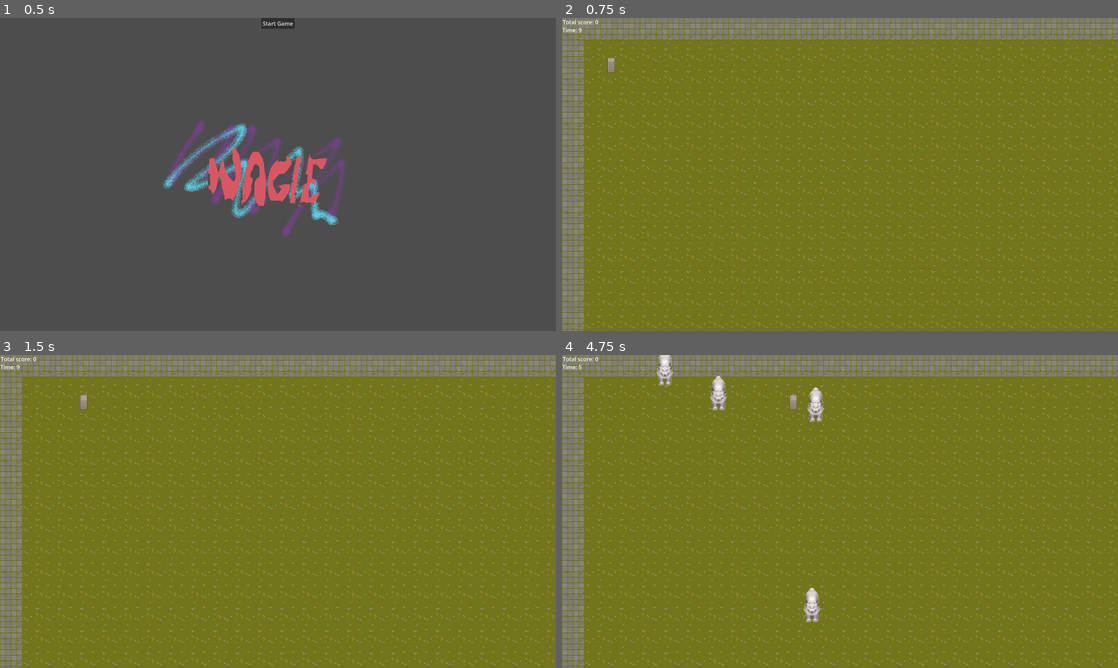
Above: before the commit, frames 1-4 (two rows, left to right).
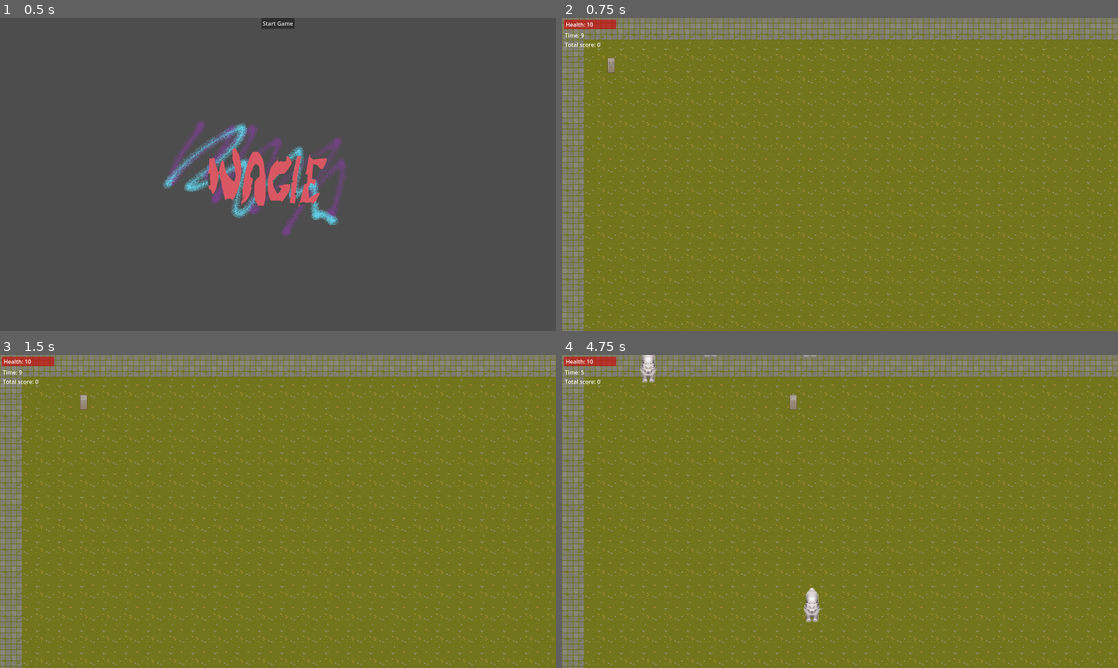
Above: after the commit, the same moments.

Repository: Huve/minor_inconvenience
Game: Godot game, scene res://StartMenu.tscn
The game is run twice, just before and just after one commit, with the same random seed, the same clock (stepped at 60 frames per second) and the same inputs.
Inputs:
- Up to frame 1 (0.5 s): no input
- Up to frame 2 (0.75 s): click "Start Game" at 0.5 s
- Up to frame 3 (1.5 s): tap Enter at 1.25 s; hold Right (ui_right) from 1.28 s (still down)
- Up to frame 4 (4.75 s): release Right (ui_right) at 2.03 s; hold Down (ui_down) 2.03-2.78 s; hold Right (ui_right) 2.78-3.53 s; hold Up (ui_up) 3.53-4.28 s; hold Left (ui_left) from 4.28 s (still down)

Frame 1 is identical in both runs. In frame 2, 0.4% of the frame differs, in the area x 0-10%, y 0-10%; in frame 3, 0.4%; in frame 4, 1.3%, in the area x 0-48%, y 0-22%.

Commit message:
Add health bar UI

Diff:
--- a/Game.tscn
+++ b/Game.tscn
@@ -7,6 +7,7 @@
 [ext_resource type="Texture2D" uid="uid://u6p3vrwc2jtt" path="res://images/TX Player.png" id="4_f0eyl"]
 [ext_resource type="Script" path="res://PlayerCamera2D.gd" id="6_xnst2"]
 [ext_resource type="Script" path="res://GameInfoNode.gd" id="7_y38ur"]
+[ext_resource type="Script" path="res://HealthBar.gd" id="8_o522x"]
 [ext_resource type="Script" path="res://GameControlNode.gd" id="8_tqrfe"]
 [ext_resource type="Script" path="res://EnemySpawnNode.gd" id="10_n7cxs"]
 
@@ -187,15 +188,32 @@
 [node name="UICanvasLayer" type="CanvasLayer" parent="GameControlNode"]
 
 [node name="CurrentScoreLabel" type="Label" parent="GameControlNode/UICanvasLayer"]
-offset_left = 2.0
-offset_right = 40.0
-offset_bottom = 23.0
+offset_left = 8.0
+offset_top = 65.0
+offset_right = 46.0
+offset_bottom = 88.0
 
 [node name="LevelTimeLabel" type="Label" parent="GameControlNode/UICanvasLayer"]
-offset_left = 1.0
-offset_top = 23.0
-offset_right = 41.0
-offset_bottom = 46.0
+offset_left = 8.0
+offset_top = 38.0
+offset_right = 48.0
+offset_bottom = 61.0
+
+[node name="HealthBar" type="ProgressBar" parent="GameControlNode/UICanvasLayer"]
+offset_left = 5.0
+offset_top = 5.0
+offset_right = 156.0
+offset_bottom = 32.0
+max_value = 10.0
+step = 1.0
+show_percentage = false
+script = ExtResource("8_o522x")
+
+[node name="HealthLabel" type="Label" parent="GameControlNode/UICanvasLayer"]
+offset_left = 11.0
+offset_top = 7.0
+offset_right = 51.0
+offset_bottom = 30.0
 
 [node name="GameInfoNode" type="Node" parent="."]
 script = ExtResource("7_y38ur")
--- a/GameControlNode.gd
+++ b/GameControlNode.gd
@@ -14,6 +14,9 @@
 	var TimeLabel = $UICanvasLayer/LevelTimeLabel
 	var CurrentScoreLabel = $UICanvasLayer/CurrentScoreLabel
 
+	set_health_label()
+	set_health_bar()
+
 	level_timer.wait_time = GameInfo.global_level_time
 	level_timer.start()
 
@@ -23,6 +26,12 @@
 	var game_score_text = "Total score: " + str(GameInfo.total_score)
 	CurrentScoreLabel.set_text(game_score_text)
 
+func set_health_bar():
+	$UICanvasLayer/HealthBar.max_value = GameInfo.max_player_health
+	$UICanvasLayer/HealthBar.value = GameInfo.player_health
+
+func set_health_label():
+	$UICanvasLayer/HealthLabel.text = "Health: %s" % GameInfo.player_health
 
 # Called every frame. 'delta' is the elapsed time since the previous frame.
 func _process(_delta):
--- a/GameInfoNode.gd
+++ b/GameInfoNode.gd
@@ -3,7 +3,8 @@
 var player_level = 0
 var player_strength = 1
 var player_speed = 1
-var player_health = 1
+var max_player_health = 10
+var player_health = 10
 
 var level_count = 1
 var default_total_score = 0
--- /dev/null
+++ b/HealthBar.gd
@@ -0,0 +1,13 @@
+extends ProgressBar
+
+
+# Called when the node enters the scene tree for the first time.
+func _ready():
+	var sb = StyleBoxFlat.new()
+	add_theme_stylebox_override("fill", sb)
+	sb.bg_color = Color(225, 0, 0, .5)
+
+
+# Called every frame. 'delta' is the elapsed time since the previous frame.
+func _process(delta):
+	pass
--- a/enemy.tscn
+++ b/enemy.tscn
@@ -79,6 +79,9 @@
 "walkUp": SubResource("Animation_bxf21")
 }
 
+[sub_resource type="RectangleShape2D" id="RectangleShape2D_xqe16"]
+size = Vector2(28, 85)
+
 [node name="wolfEnemy" type="CharacterBody2D"]
 script = ExtResource("1_ugmvh")
 
@@ -92,3 +95,7 @@
 libraries = {
 "": SubResource("AnimationLibrary_8rxup")
 }
+
+[node name="WolfCollisionShape" type="CollisionShape2D" parent="."]
+position = Vector2(2, 4.5)
+shape = SubResource("RectangleShape2D_xqe16")
Not shown: 1 places in Game.tscn that only renumber resources
Not shown: 1 places in enemy.tscn that only renumber resources
